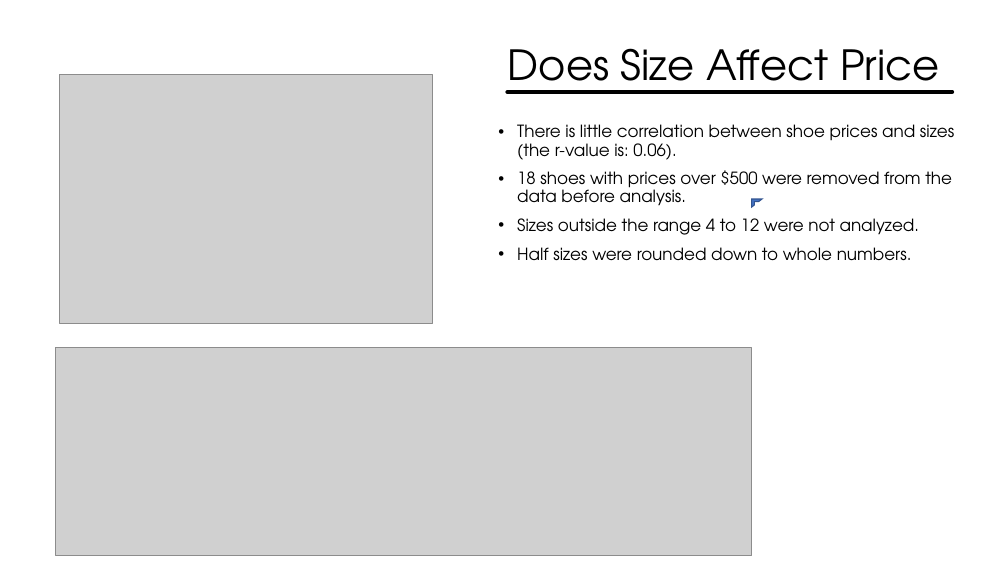
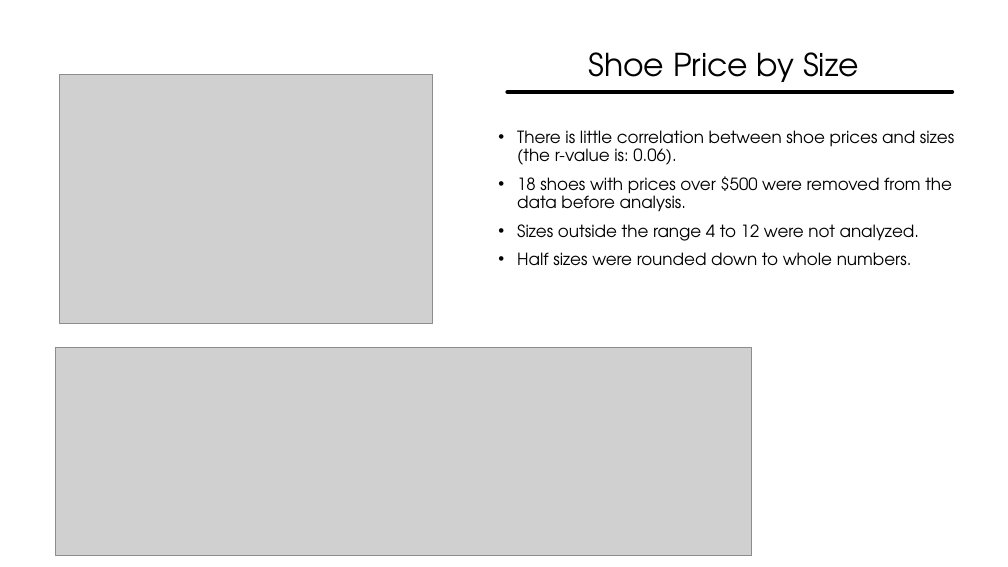
Before and after one commit to rjharris2020/Project_1, a slide deck: slide 6 of ShoesGalore_Presentation_FinalCopy.pptx (slide 8 before the commit). Drawn at 1008x567 pixels with LibreOffice and Linux fonts; fonts in the diff are those of the drawing; grey boxes stand for pictures. Boxes give left, top, right and bottom in pixels: in the first picture for what was removed or moved away, otherwise in the second. Text is boxed around its words. In the diff, an @@ line names an element or a change of style, - is before the commit and + after.

```diff
--- a/ShoesGalore_Presentation_FinalCopy.pptx
+++ b/ShoesGalore_Presentation_FinalCopy.pptx
@@ title at [588,52,859,92]: text changed; size 39.6 to 30 pt @@
-Does Size Affect Price
+Shoe Price by Size
@@ text "There is little correlation between ...": place and size @@
-text "There is little correlation between ..." at [517,124,954,261]
+text "There is little correlation between ..." at [517,130,954,266]
@@ half frame removed at [752,199,762,207] @@
```
Also in this commit, not shown: 6 other slides changed, 2 slides added.
